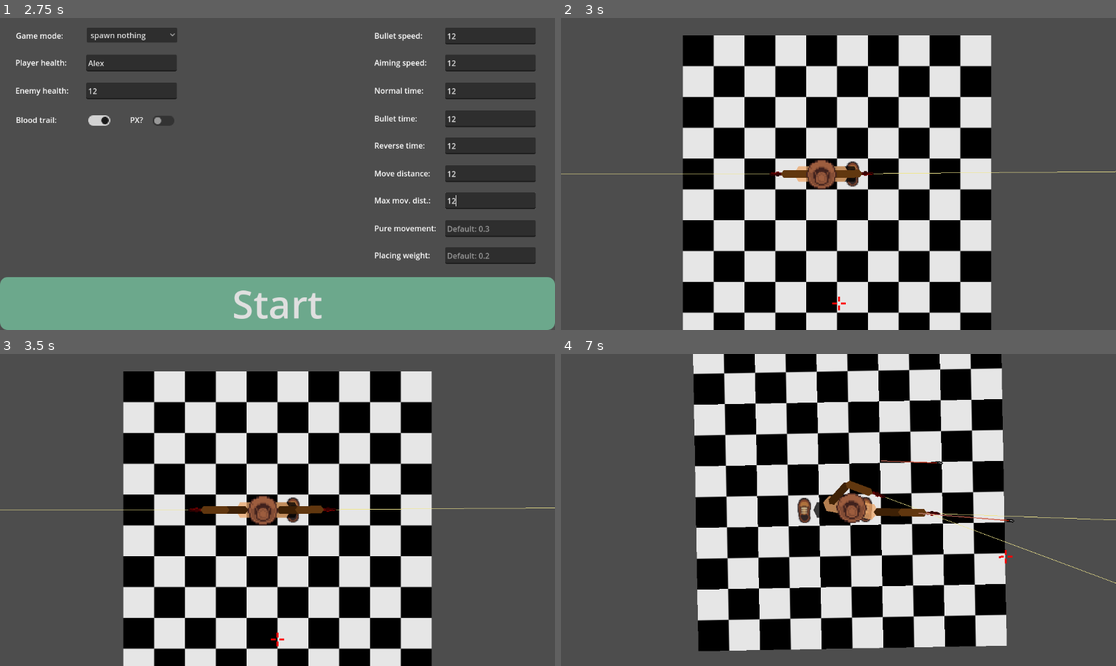
Above: before the commit, frames 1-4 (two rows, left to right).
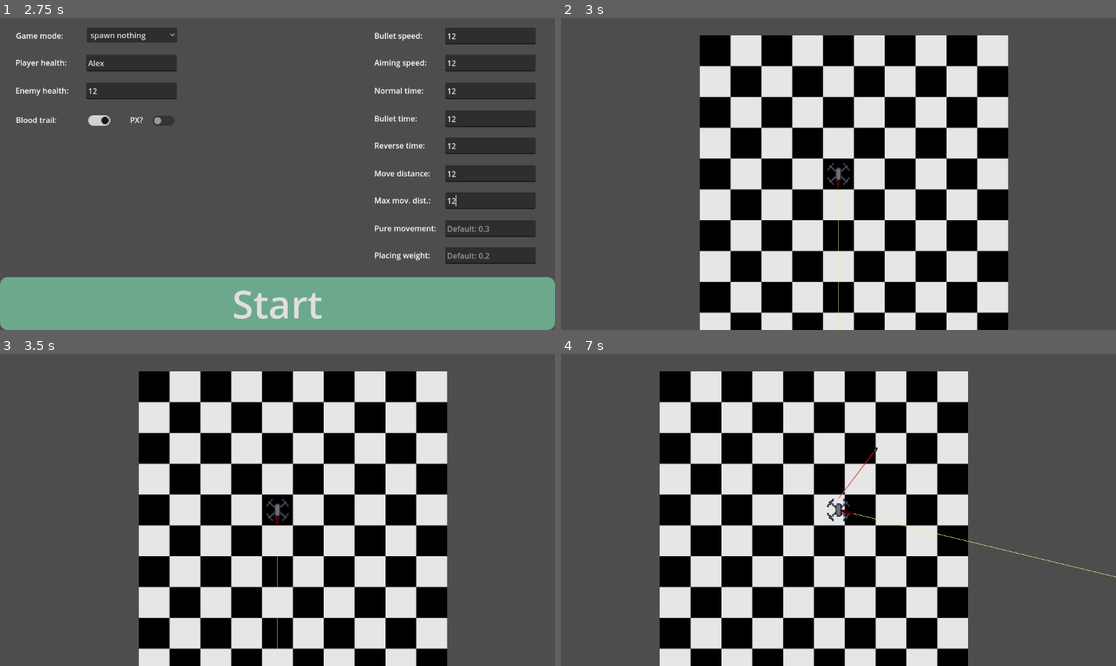
Above: after the commit, the same moments.

Repository: Meatplanter/Kelp_44
Game: Godot game, scene res://UI/main_menu.tscn
Same seed, same stepped clock (60 frames per second), same inputs: the game is played once before the commit and once after it.
Inputs (mouse positions are in pixels of both pictures, inside the frame that each line leads up to):
- Up to frame 1 (2.75 s): click (488, 36) at 0.52 s; type "12" at 0.6 s; click (488, 89) at 0.75 s; type "12" at 0.83 s; click (488, 61) at 0.98 s; type "12" at 1.07 s; click (133, 89) at 1.27 s; type "12" at 1.35 s; click (133, 61) at 1.5 s; type "Alex" at 1.58 s; click (488, 117) at 1.73 s; type "12" at 1.82 s; click (488, 145) at 2.02 s; type "12" at 2.1 s; click (488, 174) at 2.25 s; type "12" at 2.33 s; click (488, 202) at 2.48 s; type "12" at 2.57 s
- Up to frame 2 (3 s): click "Start" at 2.75 s
- Up to frame 3 (3.5 s): no input
- Up to frame 4 (7 s): tap Enter at 3.5 s; move the mouse to (960, 494) at 3.52 s; press the mouse at (960, 494) at 3.53 s; hold D (LS_move_right) 3.53-4.28 s; right-click (960, 494) at 3.8 s; move the mouse to (727, 525) at 4.27 s; release the mouse at (727, 525) at 4.28 s; hold X (LS_move_down) 4.28-5.03 s; right-click (727, 525) at 4.35 s; click (727, 525) at 4.55 s; move the mouse to (894, 441) at 5.02 s; hold D (LS_move_right) 5.03-5.78 s; hold M (ChangeMode) 5.03-5.78 s; right-click (894, 441) at 5.3 s; move the mouse to (810, 572) at 5.77 s; hold Q (LS_move_leftup) 5.78-6.53 s; click (810, 572) at 5.85 s; move the mouse to (1005, 556) at 6.52 s; hold A (LS_move_left) from 6.53 s (still down); hold Right mouse button (RightMouse) from 6.53 s (still down)

Frame 1 is identical in both runs. In frame 2, 33% of the frame differs, in the area x 0-100%, y 5-100%; in frame 3, 31%; in frame 4, 55%, in the area x 17-100%, y 0-100%.

Commit message:
Added drone

Diff:
--- a/Aiming styles/aiming_style_1.gd
+++ b/Aiming styles/aiming_style_1.gd
@@ -4,43 +4,68 @@
 #Shoot left gun with left mouse button, right with right mouse button
 
 var target = Vector2.ZERO
+@onready var camera = %Camera2D
+
+func gun_rotation(joint: Node2D, target: Vector2, duration: float):
+	var targetAngle = (target - joint.global_position).angle()
+
+	targetAngle = lerp_angle(joint.rotation,targetAngle,1.0)
+	targetAngle = clamp(targetAngle,deg_to_rad(Movement.cumulativeAngle),deg_to_rad(Movement.cumulativeAngle))
+
+	var tween: Tween
+	tween = create_tween()
+	tween.tween_property(joint,"rotation",targetAngle,duration / TimeManager.gameSpeed).set_ease(Tween.EASE_OUT_IN)
+
+func target_chase_mouse():
+	target = get_global_mouse_position()
+	var tween: Tween
+	tween = create_tween()
+	tween.tween_property(%Target,"global_position",target,0.5 / TimeManager.gameSpeed)#.set_trans(Movement.styleTween)
 
 func update_positions():
-	target = get_global_mouse_position()
-	%Target.global_position = target
-	AimingManager.targetLeft = target
-	AimingManager.targetRight = target
+	#target = get_global_mouse_position()
+	#%Target.global_position = target
+	AimingManager.targetLeft = %Target.global_position
+	AimingManager.targetRight = %Target.global_position
 
-	%HeadNew.global_position = AimingManager.neck
+	if %HeadNew: %HeadNew.global_position = AimingManager.neck
+
+	if get_parent().is_in_group("Drone"):
+		if get_parent().has_node("GunLeft"):
+			%GunLeft.look_at(%Target.global_position)
+		if get_parent().has_node("GunRight"):
+			%GunRight.look_at(%Target.global_position)
 
 
 func cooldown_color():
-	if %GunLeft:
+	if get_parent().has_node("GunLeft"):
 		if %GunLeft.cooldown >= 0: %GunLeft/WeaponPivot/Revolver.self_modulate = Color.RED
 		else: %GunLeft/WeaponPivot/Revolver.self_modulate = Color.WHITE
-	if %GunRight:
+	if get_parent().has_node("GunRight"):
 		if %GunRight.cooldown >= 0: %GunRight/WeaponPivot/Revolver.self_modulate = Color.RED
 		else: %GunRight/WeaponPivot/Revolver.self_modulate = Color.WHITE
 
 
-
 func _ready():
-	if %GunLeft:
+	if get_parent().has_node("GunLeft"):
 		%GunLeft.Laser_sights = true
 		AimingManager.targetLeft = Vector2.ZERO
-	if %GunRight:
+	if get_parent().has_node("GunRight"):
 		%GunRight.Laser_sights = true
 		AimingManager.targetRight = Vector2.ZERO
 	if Global.gameMode == 0 and get_parent().is_in_group("Player"): %Target.hide()
+	if get_parent().is_in_group("Drone"): %Target.hide()
+
 
 func _process(delta):
 	update_positions()
+	target_chase_mouse()
 	cooldown_color()
 
 func _input(event):
-	if event.is_action_pressed("LeftMouse") and %GunLeft.cooldown <= 0:
+	if get_parent().has_node("GunLeft") and event.is_action_pressed("LeftMouse") and %GunLeft.cooldown <= 0:
 		WeaponManager.shoot(%GunLeft)
 		%GunLeft.cooldown = randf_range(0.98,1.02)
-	if event.is_action_pressed("RightMouse") and %GunRight.cooldown <= 0:
+	if get_parent().has_node("GunRight") and event.is_action_pressed("RightMouse") and %GunRight.cooldown <= 0:
 		WeaponManager.shoot(%GunRight)
 		%GunRight.cooldown = randf_range(0.98,1.02)
--- /dev/null
+++ b/Character/debugging_node.gd
@@ -0,0 +1,5 @@
+extends Node2D
+
+func _draw():
+
+	draw_circle(Vector2(100,100),5.0,Color.AQUA)
--- /dev/null
+++ b/Character/drone_a.gd
@@ -0,0 +1,5 @@
+extends CharacterBody2D
+
+func _physics_process(delta):
+	Movement.midpoint = global_position
+	move_and_slide()
--- /dev/null
+++ b/Character/drone_a.tscn
@@ -0,0 +1,35 @@
+[gd_scene load_steps=7 format=3 uid="uid://dvb1p1kus3w7b"]
+
+[ext_resource type="Script" uid="uid://dkkt00v21hvi5" path="res://Character/drone_a.gd" id="1_05wd3"]
+[ext_resource type="Texture2D" uid="uid://pwn2ipqrj4v8" path="res://Assets/drone pixelart resized.png" id="1_n5byf"]
+[ext_resource type="PackedScene" uid="uid://bti6mdje6c26r" path="res://Movement styles/movement_style_2.tscn" id="2_05wd3"]
+[ext_resource type="PackedScene" uid="uid://dx06ua82xghkg" path="res://Aiming styles/aiming_style_1.tscn" id="4_ijq7b"]
+[ext_resource type="PackedScene" uid="uid://b6o1fo0ewnjln" path="res://Weapons/gun_new.tscn" id="5_p56ci"]
+
+[sub_resource type="CapsuleShape2D" id="CapsuleShape2D_05wd3"]
+radius = 4.0
+height = 16.0
+
+[node name="DroneA" type="CharacterBody2D" groups=["Drone", "Player"]]
+script = ExtResource("1_05wd3")
+
+[node name="GunLeft" parent="." instance=ExtResource("5_p56ci")]
+unique_name_in_owner = true
+
+[node name="Drone" type="Area2D" parent="."]
+unique_name_in_owner = true
+
+[node name="DronePixelartResized" type="Sprite2D" parent="Drone"]
+texture_filter = 1
+texture = ExtResource("1_n5byf")
+
+[node name="Hurtbox" type="CollisionShape2D" parent="Drone"]
+shape = SubResource("CapsuleShape2D_05wd3")
+
+[node name="MovementStyle2" parent="." instance=ExtResource("2_05wd3")]
+
+[node name="AimingStyle1" parent="." instance=ExtResource("4_ijq7b")]
+
+[node name="Camera2D" type="Camera2D" parent="."]
+unique_name_in_owner = true
+zoom = Vector2(2, 2)
--- a/Character/head_new.gd
+++ b/Character/head_new.gd
@@ -11,6 +11,7 @@
 const FOV = 220
 
 func _ready():
+	if get_parent().get_parent().is_in_group("Drone"):hide()
 	SignalBus.connect("cameraRotated", Callable(self, "_on_camera_2d_new_camera_rotated"))
 
 func _process(delta):
--- a/Character/rogue_b.tscn
+++ b/Character/rogue_b.tscn
@@ -34,7 +34,8 @@
 [node name="AimingStyle1" parent="." instance=ExtResource("8_t0gij")]
 unique_name_in_owner = true
 
-[node name="Camera2DNew" type="Camera2D" parent="."]
+[node name="Camera2D" type="Camera2D" parent="."]
+unique_name_in_owner = true
 position = Vector2(24, 0)
 ignore_rotation = false
 zoom = Vector2(2, 2)
@@ -44,7 +45,7 @@
 rotation_smoothing_speed = 3.0
 script = ExtResource("7_y7bk3")
 
-[node name="LabelHealthLeft" type="Label" parent="Camera2DNew"]
+[node name="LabelHealthLeft" type="Label" parent="Camera2D"]
 visible = false
 offset_left = -286.0
 offset_top = -160.0
@@ -53,7 +54,7 @@
 text = "Health left:"
 metadata/_edit_use_anchors_ = true
 
-[node name="HPLeft" type="Label" parent="Camera2DNew"]
+[node name="HPLeft" type="Label" parent="Camera2D"]
 visible = false
 offset_left = -190.0
 offset_top = -160.0
@@ -63,7 +64,7 @@
 script = ExtResource("8_e3tf4")
 metadata/_edit_use_anchors_ = true
 
-[node name="LabelXPLeft" type="Label" parent="Camera2DNew"]
+[node name="LabelXPLeft" type="Label" parent="Camera2D"]
 visible = false
 offset_left = -286.0
 offset_top = -136.0
@@ -71,7 +72,7 @@
 offset_bottom = -113.0
 text = "XP until NL:"
 
-[node name="XPToLevel" type="Label" parent="Camera2DNew"]
+[node name="XPToLevel" type="Label" parent="Camera2D"]
 visible = false
 offset_left = -190.0
 offset_top = -137.0
@@ -81,11 +82,11 @@
 script = ExtResource("9_m64x7")
 metadata/_edit_use_anchors_ = true
 
-[node name="Pause menu" parent="Camera2DNew" instance=ExtResource("10_t0gij")]
+[node name="Pause menu" parent="Camera2D" instance=ExtResource("10_t0gij")]
 visible = false
 z_index = 1
 
-[node name="LevelUpScreen" parent="Camera2DNew" instance=ExtResource("11_qhx67")]
+[node name="LevelUpScreen" parent="Camera2D" instance=ExtResource("11_qhx67")]
 process_mode = 2
 visible = false
 z_index = 1
--- a/Main/game.gd
+++ b/Main/game.gd
@@ -23,6 +23,9 @@
 	if enemy_count < 5:
 		add_child(new_enemy)
 
+
+func _ready():
+	Input.set_mouse_mode(Input.MOUSE_MODE_HIDDEN)
 
 func _process(delta: float) -> void:
 	queue_redraw()
--- a/Main/game.tscn
+++ b/Main/game.tscn
@@ -2,7 +2,7 @@
 
 [ext_resource type="Texture2D" uid="uid://3sssh4smi3wv" path="res://Assets/Resized.png" id="1_e2o6t"]
 [ext_resource type="Script" uid="uid://cxp434ialc278" path="res://Main/game.gd" id="1_fc0e3"]
-[ext_resource type="PackedScene" uid="uid://ctyixwmxls1xf" path="res://Character/rogue_b.tscn" id="3_feb5d"]
+[ext_resource type="PackedScene" uid="uid://dvb1p1kus3w7b" path="res://Character/drone_a.tscn" id="4_xmdxi"]
 
 [sub_resource type="TileSetAtlasSource" id="TileSetAtlasSource_fc0e3"]
 texture = ExtResource("1_e2o6t")
@@ -44,7 +44,7 @@
 wait_time = 2.0
 autostart = true
 
-[node name="RogueB" parent="." instance=ExtResource("3_feb5d")]
+[node name="DroneA" parent="." instance=ExtResource("4_xmdxi")]
 
 [connection signal="timeout" from="BulletSpawnTime" to="." method="_on_bullet_spawn_time_timeout"]
 [connection signal="timeout" from="SlomoBulletSpawnTime" to="." method="_on_slomo_bullet_spawn_time_timeout"]
--- a/Main/time_manager.gd
+++ b/Main/time_manager.gd
@@ -1,13 +1,13 @@
 extends Node
 
 var normalTime = 1.0
-var bulletTime = 0.10
+var bulletTime = 0.1
 var timeReverse = -0.3
 var targettingMode = false
 var timeReverseMode = false
 var pausePoint = 0
 
-var gameSpeed = 1.0
+var gameSpeed = 0.1
 
 #func add_normal_timer(time: float):
 	#var normalTimer := Timer.new()
--- /dev/null
+++ b/Movement styles/movement_style_2.gd
@@ -0,0 +1,29 @@
+extends Node2D
+
+var parent
+var speed = 20.0
+var movementCD = 0.5
+var absVelocity = Vector2.ZERO
+var canMove = true
+
+func _ready():
+	parent = get_parent()
+
+func _physics_process(delta):
+	parent.velocity = absVelocity * TimeManager.gameSpeed
+	absVelocity *= 0.999
+
+func move(parent: Node2D, direction: Vector2, speed: float):
+	if canMove == true:
+		absVelocity += speed * direction
+		canMove = false
+		TimeManager.gameSpeed = TimeManager.normalTime
+		await get_tree().create_timer(movementCD).timeout
+		TimeManager.gameSpeed = TimeManager.bulletTime
+		canMove = true
+
+func _input(event):
+	if event.is_action_pressed("LS_move_left"): move(parent,Vector2.LEFT,speed)
+	elif event.is_action_pressed("LS_move_right"): move(parent,Vector2.RIGHT,speed)
+	elif event.is_action_pressed("LS_move_up"): move(parent,Vector2.UP,speed)
+	elif event.is_action_pressed("AimLeftGun [S]"): move(parent,Vector2.DOWN,speed)
--- /dev/null
+++ b/Movement styles/movement_style_2.tscn
@@ -0,0 +1,6 @@
+[gd_scene load_steps=2 format=3 uid="uid://bti6mdje6c26r"]
+
+[ext_resource type="Script" uid="uid://6ctt7dgmyewn" path="res://Movement styles/movement_style_2.gd" id="1_h8qju"]
+
+[node name="MovementStyle2" type="Node2D"]
+script = ExtResource("1_h8qju")
--- a/Torso styles/torso_style_1.gd
+++ b/Torso styles/torso_style_1.gd
@@ -120,17 +120,17 @@
 	tween.tween_property(joint,"rotation",targetAngle,duration / TimeManager.gameSpeed).set_ease(Tween.EASE_OUT_IN)
 
 
-func lower_right_elbow(elbow: Node2D, bicep: Node2D, target: Vector2):
-	var dist = elbow.global_position.distance_to(target)
-	bicep.scale.x = clampf(min(dist/75,1),0.3,1)
-	bicep.scale.y = clampf(1.5-dist/75,1,1.5)
-
-
-func lower_left_elbow(elbow: Node2D, bicep: Node2D, target: Vector2):
-	var dist = elbow.global_position.distance_to(target)
-	bicep.position.x =  - 27 * clampf(min(dist/75,1),0.3,1)
-	bicep.scale.x = clampf(min(dist/75,1),0.3,1)
-	bicep.scale.y = clampf(1.5-dist/75,1,1.5)
+#func lower_right_elbow(elbow: Node2D, bicep: Node2D, target: Vector2):
+	#var dist = elbow.global_position.distance_to(target)
+	#bicep.scale.x = clampf(min(dist/75,1),0.3,1)
+	#bicep.scale.y = clampf(1.5-dist/75,1,1.5)
+#
+#
+#func lower_left_elbow(elbow: Node2D, bicep: Node2D, target: Vector2):
+	#var dist = elbow.global_position.distance_to(target)
+	#bicep.position.x =  - 27 * clampf(min(dist/75,1),0.3,1)
+	#bicep.scale.x = clampf(min(dist/75,1),0.3,1)
+	#bicep.scale.y = clampf(1.5-dist/75,1,1.5)
 
 
 func _ready():
--- a/drone_a.tscn
+++ /dev/null
@@ -1,3 +0,0 @@
-[gd_scene format=3 uid="uid://dvb1p1kus3w7b"]
-
-[node name="DroneA" type="CharacterBody2D"]
--- a/project.godot
+++ b/project.godot
@@ -30,6 +30,7 @@
 
 Enemy=""
 Player=""
+Drone=""
 
 [input]
 
@@ -123,7 +124,7 @@
 "events": [Object(InputEventKey,"resource_local_to_scene":false,"resource_name":"","device":-1,"window_id":0,"alt_press …(196 unchanged characters)…
 ]
 }
-AimLeftGun={
+"AimLeftGun [S]"={
 "deadzone": 0.2,
 "events": [Object(InputEventKey,"resource_local_to_scene":false,"resource_name":"","device":-1,"window_id":0,"alt_press …(192 unchanged characters)…
 ]
Not shown, added: Character/debugging_node.gd.uid
Not shown, added: Character/drone_a.gd.uid
Not shown, added: Movement styles/movement_style_2.gd.uid
